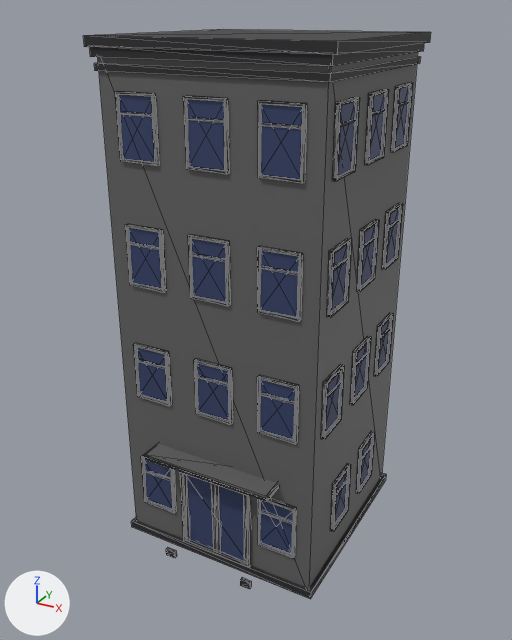
Renders of the glTF model models/gedung-kantor.glb from each side of a commit.
Before and after are seen from a 50 mm lens placed at (6.08, -11.46, 10.14), pointed at (0.07, -0.53, 4.67). Lighting does not change. The marker at lower left points along +X, +Y and +Z. The picture after the commit comes second. Mesh edges are drawn as thin lines. Where no turn or scale is listed for an object, it has been applied to the vertices. Vertices at exactly the same position are counted once.

The older version as bpy lines, for what is in view:
```python
me_cube = bpy.data.meshes.new('Cube')
me_cube.from_pydata(...)  # 16 vertices, 24 faces; spans x -2.02..2.02, y -2.23..2.23, z -4.79..4.79
me_cube.materials.append(mat_material)  # dark grey #676767
# before: 12 (1.32, -2.23, -2.49) at pixel (265, 496), 13 (1.32, -2.23, -2.61) at pixel (265, 501), 14 (-1.32, -2.23, -2.61) at pixel (144, 459), 15 (-1.32, -2.23, -2.49) at pixel (144, 454)
me_cube_001 = bpy.data.meshes.new('Cube.001')
me_cube_001.from_pydata(...)  # 1072 vertices, 2120 faces; spans x -2.18..2.18, y -2.3..2.3, z -4.89..4.89
me_cube_001.materials.append(mat_material_003)  # black #2e2b2f
me_cube_003 = bpy.data.meshes.new('Cube.003')
me_cube_003.from_pydata(...)  # 720 vertices, 1080 faces; spans x -2.06..2.06, y -2.25..2.25, z -4.34..4.34
# faces by material slot: [516, 564]
me_cube_003.materials.append(mat_material_002)  # dark blue #434f77
me_cube_003.materials.append(mat_material_001)  # dark grey #424044
# before: 716 (1.35, -2.25, -2.27) at pixel (267, 499), 717 (1.35, -2.25, -2.3) at pixel (267, 500), 718 (-1.37, -2.25, -2.3) at pixel (142, 457), 719 (-1.37, -2.25, -2.27) at pixel (142, 455)
ob_cube = bpy.data.objects.new('Cube', me_cube)
ob_cube.location = (0.0, -0.22, 4.79)
ob_cube_001 = bpy.data.objects.new('Cube.001', me_cube_001)
ob_cube_001.location = (0.0, -0.12, 4.86)
ob_cube_003 = bpy.data.objects.new('Cube.003', me_cube_003)
ob_cube_003.location = (0.01, -0.21, 4.53)
```
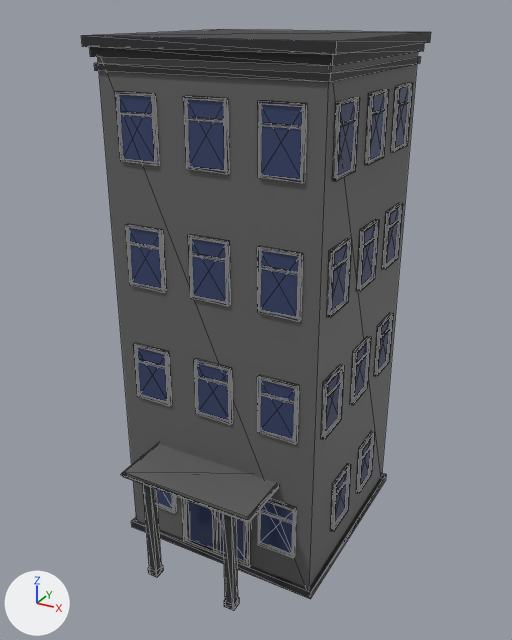
Where the newer file only moved an object's origin or applied its transform, the numbers keep the older frame.

Pixel boxes [x1, y1, x2, y2] of what changed, in the pictures (512 x 640 px; the box of a moved part takes in the faces that stretch with it):
'Cube.001', reshaped: before [83, 29, 431, 599]; after [81, 29, 431, 611]
'Cube.049', added: after [143, 485, 238, 604]
part 1 of me_cube, moved or reshaped: before [144, 444, 277, 501]; after [123, 444, 277, 523]
part 2 of me_cube_001, moved or reshaped: before [166, 548, 177, 558]; after [148, 565, 163, 577]
part 3 of me_cube_001, moved or reshaped: before [240, 578, 251, 589]; after [224, 597, 239, 611]
part 4 of me_cube_003, moved or reshaped: before [142, 448, 279, 500]; after [121, 448, 279, 522]

What the commit changed:
Material 'Material.005' (mat_material_005) is new.
Its base color is (0.034, 0.0359, 0.0351) (dark grey #343535).
Its metallic is 0.15.
Its roughness is 0.55.
me_cube is used by ob_cube; location (0.0, -0.22, 4.79).
me_cube had 16 vertices, 24 faces and spanned x -2.02..2.02, y -2.23..2.23, z -4.79..4.79.
me_cube now has 16 vertices, 24 faces and spans x -2.02..2.02, y -2.88..2.23, z -4.79..4.79.
Part 1, on me_cube:
Vertices 12 to 15 of me_cube move by (0.0, -0.65, 0.0).
me_cube_001 is used by ob_cube_001; location (0.0, -0.12, 4.86).
me_cube_001 had 1072 vertices, 2120 faces and spanned x -2.18..2.18, y -2.3..2.3, z -4.89..4.89.
me_cube_001 now has 1072 vertices, 2120 faces and spans x -2.18..2.18, y -2.9..2.3, z -4.89..4.89.
me_cube_001 part 2: the loose piece of 8 vertices spanning x -0.97..-0.76, y -2.3..-2.23, z -4.89..-4.74 is scaled about its middle by (1, 2.86, 1), then moved by (0.0, -0.53, 0.0).
me_cube_001 part 3: the loose piece of 8 vertices spanning x 0.76..0.97, y -2.3..-2.23, z -4.89..-4.74 is scaled about its middle by (1, 2.86, 1), then moved by (0.0, -0.53, 0.0).
Other edits to the shape of me_cube_001 do not show in these pictures.
me_cube_003 is used by ob_cube_003; location (0.01, -0.21, 4.53).
me_cube_003 had 720 vertices, 1080 faces and spanned x -2.06..2.06, y -2.25..2.25, z -4.34..4.34.
me_cube_003 now has 720 vertices, 1080 faces and spans x -2.06..2.06, y -2.91..2.25, z -4.34..4.34.
Part 4, on me_cube_003:
Vertices 716 to 719 of me_cube_003 move by (0.0, -0.66, 0.0).
Mesh me_cube_049 is new.
It consists of a box spanning x 0.78..0.95, y -0.08..0.08, z -1.12..1.12; a box spanning x -0.95..-0.78, y -0.08..0.08, z -1.12..1.12.
It uses material mat_material_005 (dark grey #343535).
Object 'Cube.049' (ob_cube_049) is new; it shows me_cube_049.
Its location is (0.0, -2.92, 1.09).
